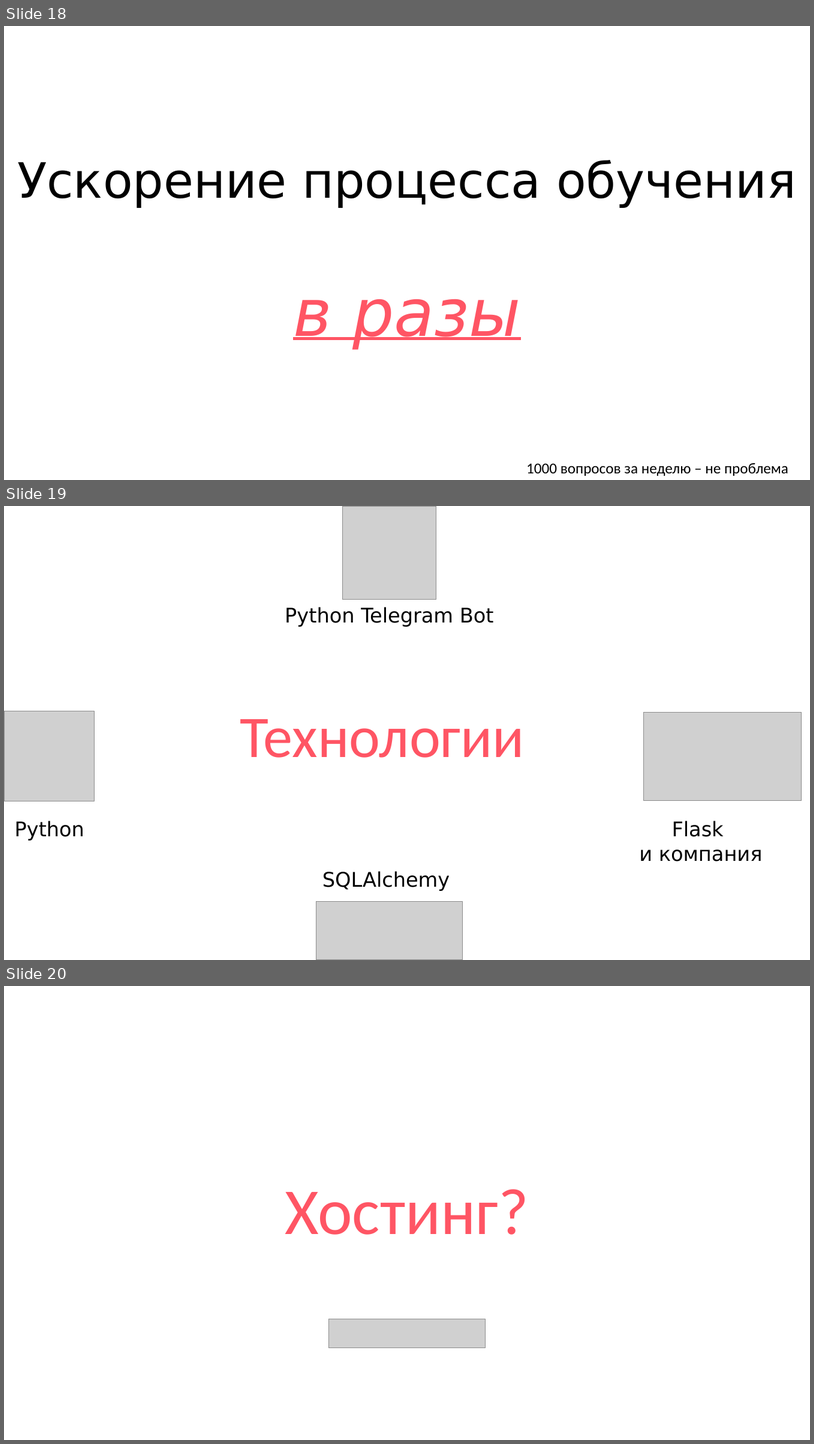
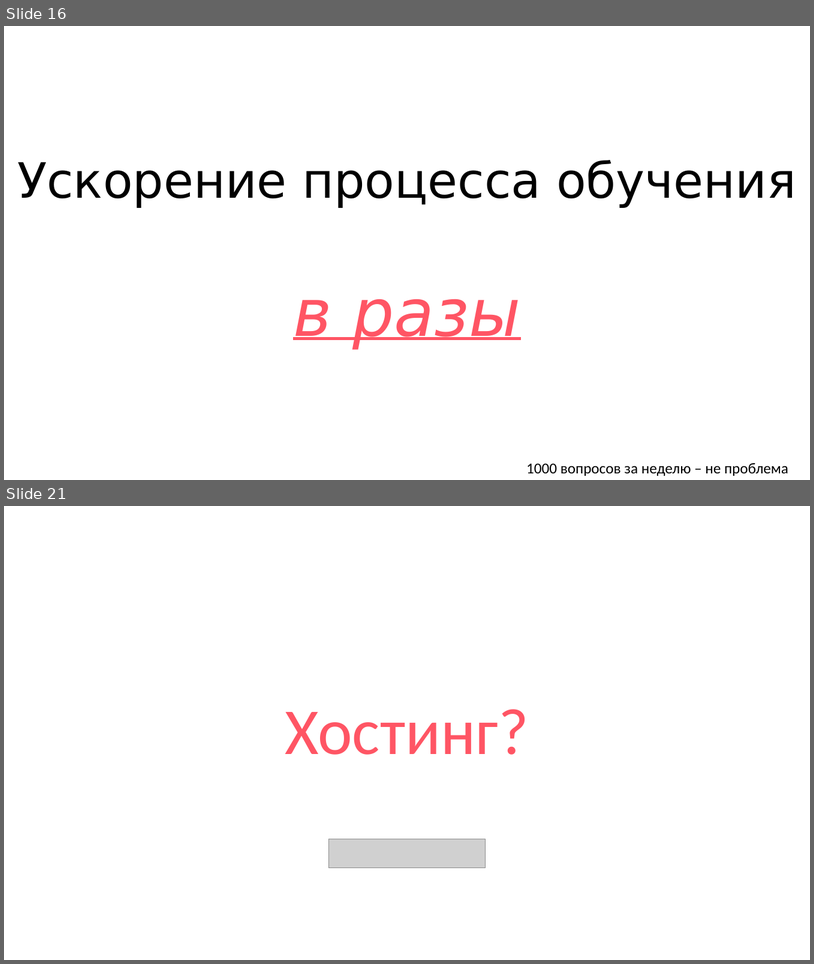
Before and after one commit to thecattest/testing-system, a slide deck: presentation.pptx. Shown one above the other, each under a label of ours: slides 18, 19 and 20 before the commit, slides 16 and 21 after it; the slides between them are not shown. The pictures are 814x1444 and 814x964 pixels, drawn with LibreOffice and Linux fonts; fonts in the diff are those of the drawing; grey boxes stand for pictures. Boxes give left, top, right and bottom in pixels: in the first picture for what was removed or moved away, otherwise in the second. Text is boxed around its words. In the diff, an @@ line names an element or a change of style, - is before the commit and + after.

```diff
--- a/presentation.pptx
+++ b/presentation.pptx
@@ slide 19 removed at [4, 506, 810, 960], background #FFFFFF @@
@@ picture removed at [343, 506, 436, 599] @@
@@ text removed at [285, 607, 494, 627] @@
-Python Telegram Bot
@@ picture removed at [5, 711, 95, 801] @@
@@ title removed at [240, 719, 525, 757] @@
-Технологии
@@ picture removed at [644, 712, 802, 800] @@
@@ text removed at [15, 820, 84, 840] @@
-Python
@@ text removed at [639, 820, 763, 861] @@
-Flask
-и компания
@@ text removed at [323, 871, 450, 891] @@
-SQLAlchemy
@@ picture removed at [316, 901, 462, 960] @@
@@ what was slide 18 is now slide 16 @@
@@ what was slide 20 is now slide 21 @@
```
Also in this commit, not shown: 4 slides changed, 5 slides added, 2 other slides removed.
